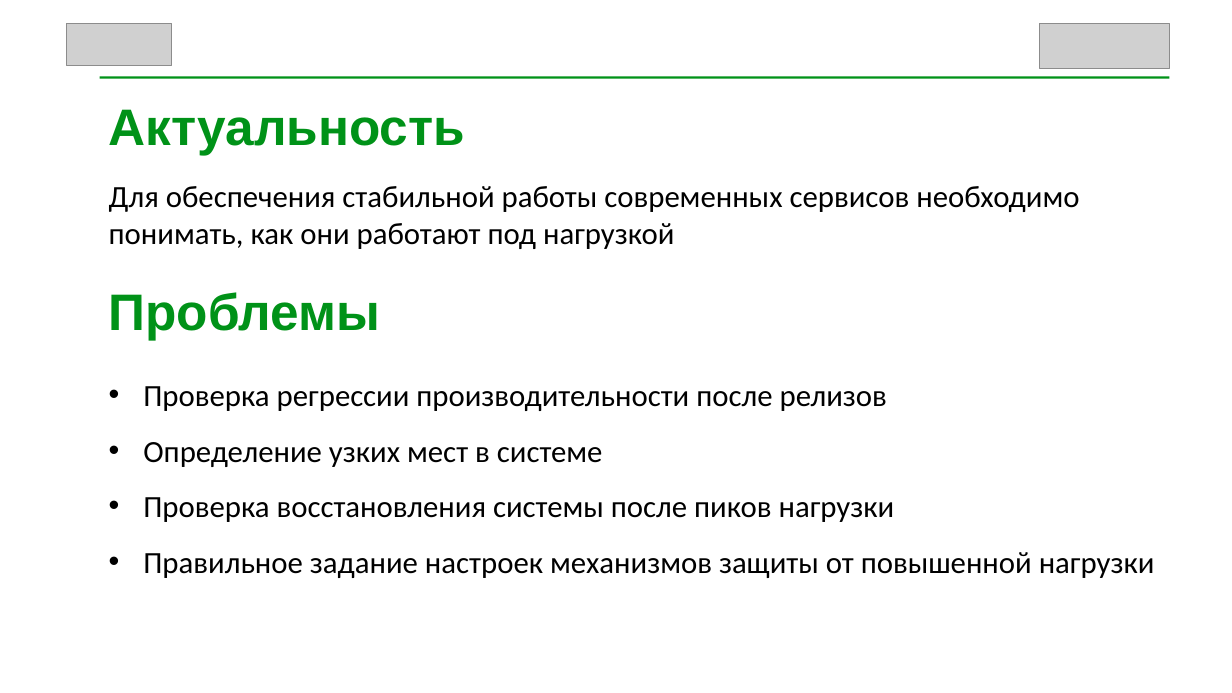
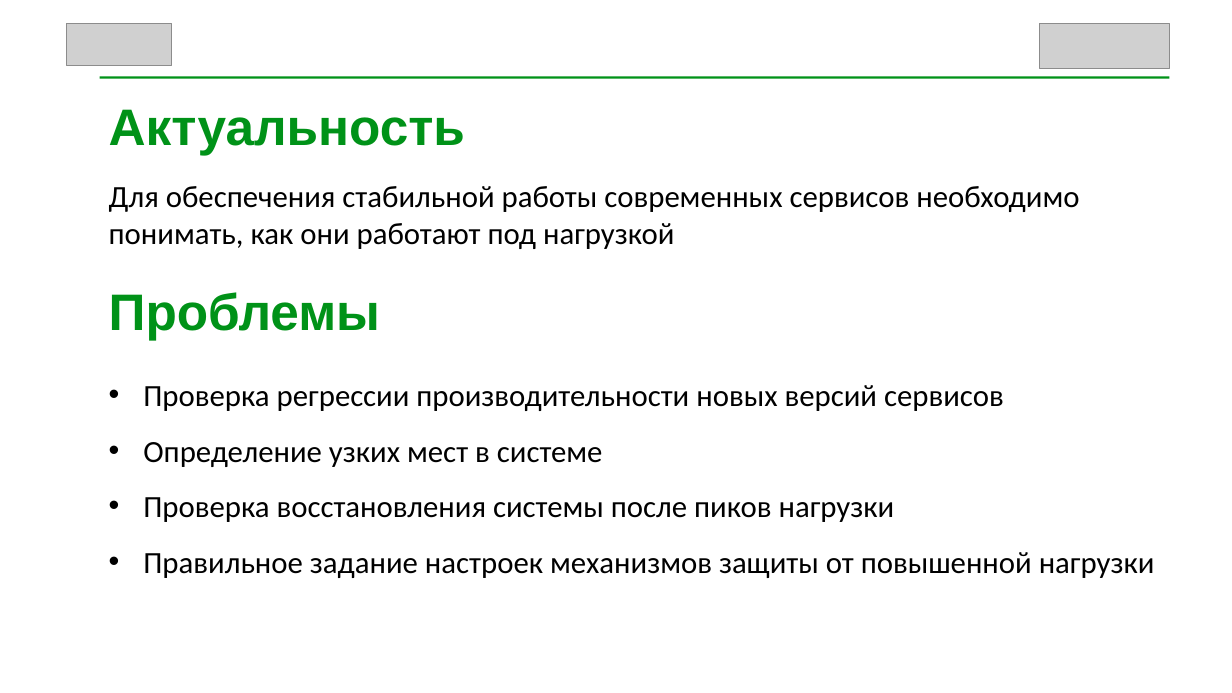
Before and after one commit to SilversShade/diplom-epta, a slide deck: slide 2 of Slides.pptx. Drawn at 1232x693 pixels with LibreOffice and Linux fonts; fonts in the diff are those of the drawing; grey boxes stand for pictures. Boxes give left, top, right and bottom in pixels: in the first picture for what was removed or moved away, otherwise in the second. Text is boxed around its words. In the diff, an @@ line names an element or a change of style, - is before the commit and + after.

Commit message:
change

```diff
--- a/Slides.pptx
+++ b/Slides.pptx
@@ text at (143, 385, 1004, 411): text changed @@
-• Проверка регрессии производительности после релизов
+• Проверка регрессии производительности новых версий сервисов
```
